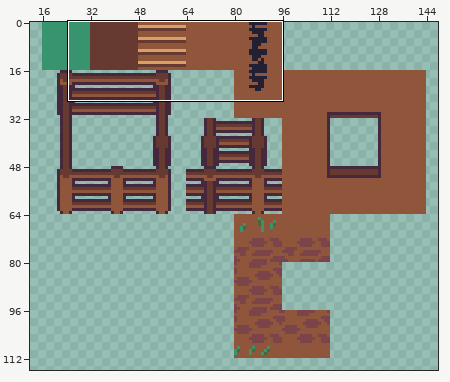
Two states of a pixel-art file, sprites/tiles.ase. Above: a wide view before the commit, with the close-up outlined.
Close-up. Before the edit:
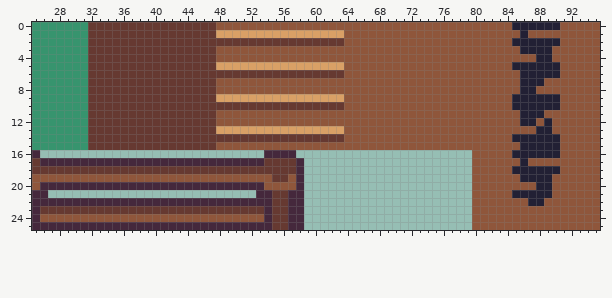
160x160 pixels, 1 frame. Shown: x 25..95, y 0..25. The wide view leaves out empty margins.
The same view after the edit:
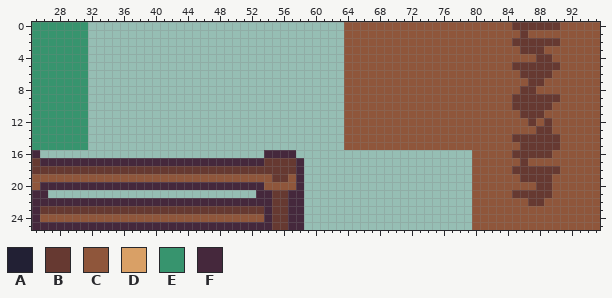
Palette (. is transparent): A #222034  B #663931  C #8f563b  D #d9a066  E #37946e  F #45283c
Changes in this commit:
{"y":0,"x":32,"old":"BBBBBBBBBBBBBBBBCCCCCCCCCCCCCCCC","new":"................................"}
{"y":0,"x":85,"old":"AAAAAA","new":"BBBBBB"}
{"y":1,"x":32,"old":"BBBBBBBBBBBBBBBBDDDDDDDDDDDDDDDD","new":"................................"}
{"y":1,"x":86,"old":"A","new":"B"}
{"y":2,"x":32,"old":"BBBBBBBBBBBBBBBBBBBBBBBBBBBBBBBB","new":"................................"}
{"y":2,"x":85,"old":"AAAAAA","new":"BBBBBB"}
{"y":3,"x":32,"old":"BBBBBBBBBBBBBBBBCCCCCCCCCCCCCCCC","new":"................................"}
{"y":3,"x":86,"old":"AAAA","new":"BBBC"}
{"y":4,"x":32,"old":"BBBBBBBBBBBBBBBBCCCCCCCCCCCCCCCC","new":"................................"}
{"y":4,"x":88,"old":"AA","new":"BB"}
{"y":5,"x":32,"old":"BBBBBBBBBBBBBBBBDDDDDDDDDDDDDDDD","new":"................................"}
{"y":5,"x":85,"old":"AAAAAA","new":"BBBBBB"}
{"y":6,"x":32,"old":"BBBBBBBBBBBBBBBBBBBBBBBBBBBBBBBB","new":"................................"}
{"y":6,"x":86,"old":"AAAAA","new":"BBBBC"}
{"y":7,"x":32,"old":"BBBBBBBBBBBBBBBBCCCCCCCCCCCCCCCC","new":"................................"}
{"y":7,"x":86,"old":"AAA","new":"CBB"}
{"y":8,"x":32,"old":"BBBBBBBBBBBBBBBBCCCCCCCCCCCCCCCC","new":"................................"}
{"y":8,"x":86,"old":"AA","new":"BB"}
{"y":9,"x":32,"old":"BBBBBBBBBBBBBBBBDDDDDDDDDDDDDDDD","new":"................................"}
{"y":9,"x":85,"old":"AAAAAA","new":"BBBBBB"}
{"y":10,"x":32,"old":"BBBBBBBBBBBBBBBBBBBBBBBBBBBBBBBB","new":"................................"}
{"y":10,"x":85,"old":"AAAAAA","new":"BBBBBC"}
{"y":11,"x":32,"old":"BBBBBBBBBBBBBBBBCCCCCCCCCCCCCCCC","new":"................................"}
{"y":11,"x":86,"old":"AAA","new":"BBB"}
{"y":12,"x":32,"old":"BBBBBBBBBBBBBBBBCCCCCCCCCCCCCCCC","new":"................................"}
{"y":12,"x":86,"old":"AA","new":"CB"}
{"y":12,"x":89,"old":"A","new":"B"}
{"y":13,"x":32,"old":"BBBBBBBBBBBBBBBBDDDDDDDDDDDDDDDD","new":"................................"}
{"y":13,"x":88,"old":"AA","new":"BB"}
{"y":14,"x":32,"old":"BBBBBBBBBBBBBBBBBBBBBBBBBBBBBBBB","new":"................................"}
{"y":14,"x":85,"old":"AAAAAA","new":"BBBBBB"}
{"y":15,"x":32,"old":"BBBBBBBBBBBBBBBBCCCCCCCCCCCCCCCC","new":"................................"}
{"y":15,"x":86,"old":"AAAAA","new":"BBBBB"}
{"y":16,"x":85,"old":"AAAAAA","new":"BBBBBC"}
{"y":17,"x":86,"old":"A","new":"B"}
{"y":18,"x":85,"old":"AAAAAA","new":"BBBBBB"}
{"y":19,"x":86,"old":"AAAA","new":"BBBB"}
{"y":20,"x":88,"old":"AA","new":"BB"}
{"y":21,"x":85,"old":"AAAAA","new":"BBBBB"}
{"y":22,"x":87,"old":"AA","new":"BB"}
{"label":"erased","picture_box":[88,22,344,150]}
{"label":"changed","picture_box":[512,22,560,206]}
